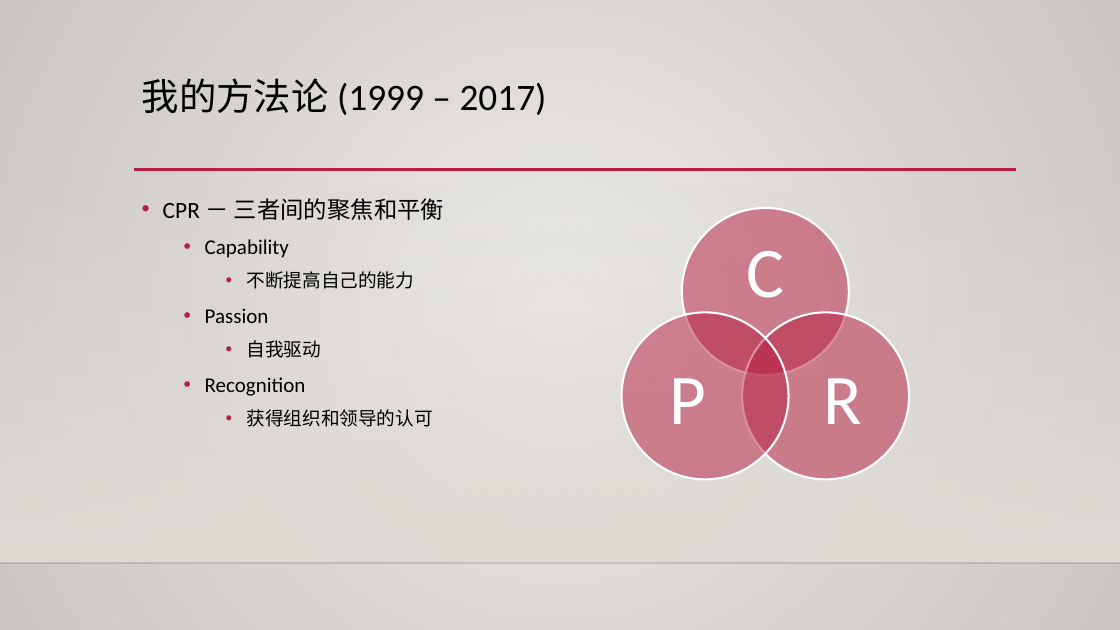
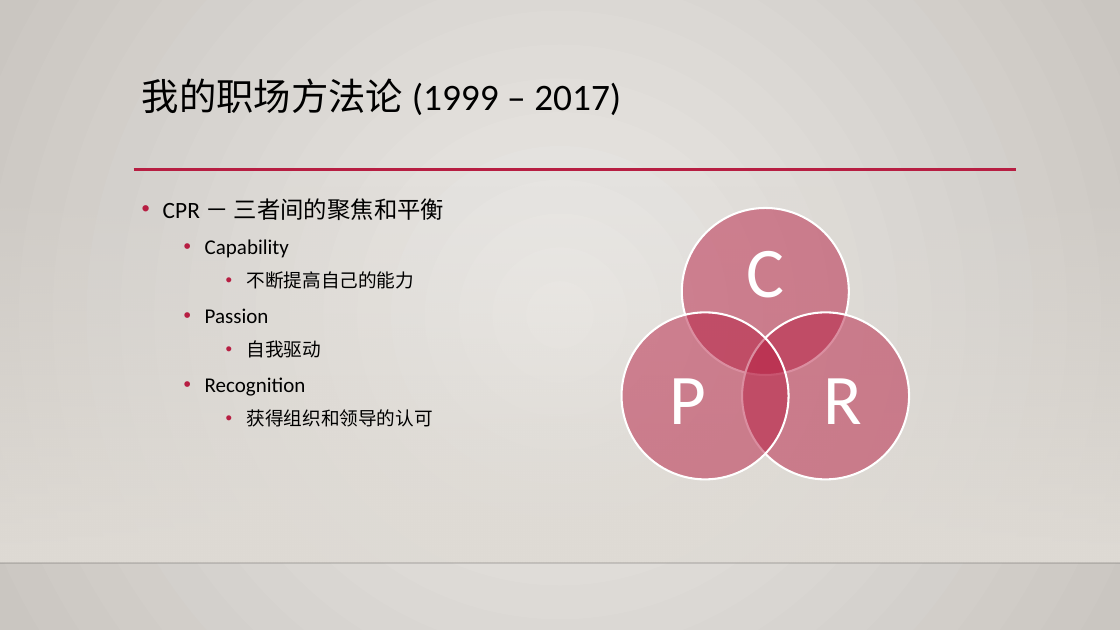
Before and after one commit to yangoliver/mydoc, a slide deck: slide 5 of slides/2016/career_personal_dev.pptx. Drawn at 1120x630 pixels with LibreOffice and Linux fonts; fonts in the diff are those of the drawing; background and template pictures are left out. Boxes give left, top, right and bottom in pixels: in the first picture for what was removed or moved away, otherwise in the second. Text is boxed around its words. In the diff, an @@ line names an element or a change of style, - is before the commit and + after.

```diff
--- a/slides/2016/career_personal_dev.pptx
+++ b/slides/2016/career_personal_dev.pptx
@@ title at [142, 78, 621, 115]: text changed @@
-我的方法论 (1999 – 2017)
+我的职场方法论 (1999 – 2017)
```
Also in this commit, not shown: 10 other slides changed.
